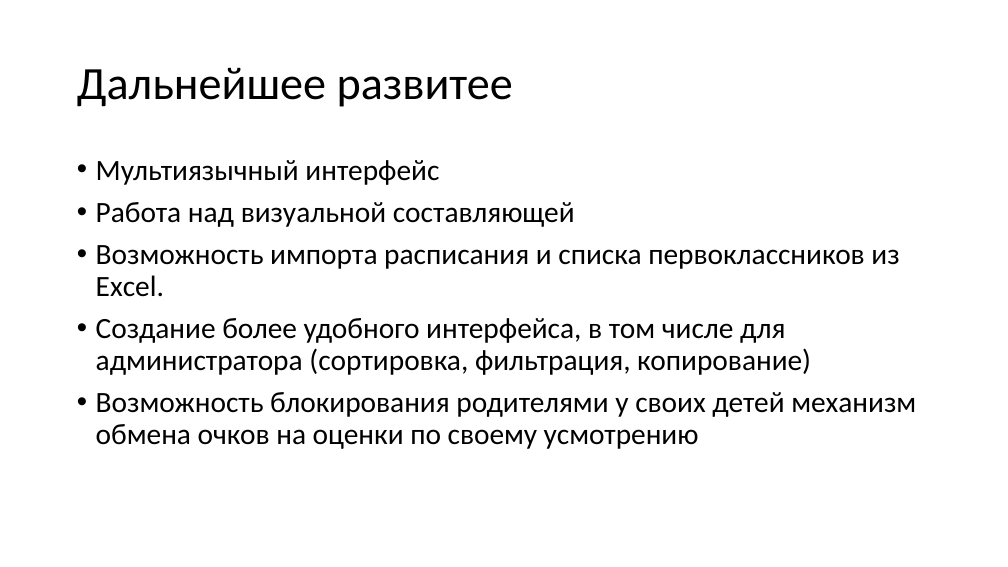
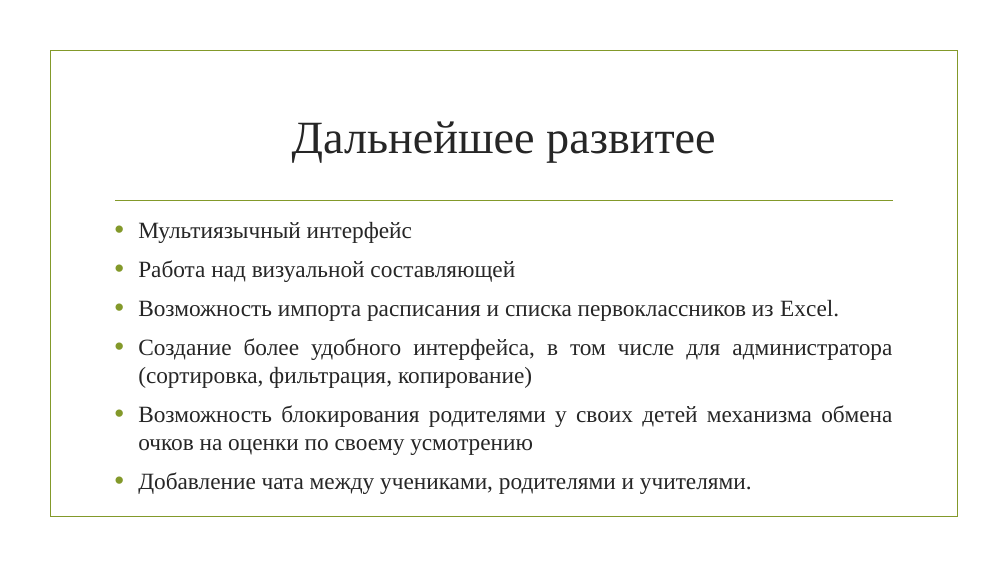
Before and after one commit to CringeCode228/WebSite, a slide deck: slide 10 of Электронный дневник.pptx (slide 8 before the commit). Drawn at 1008x567 pixels with LibreOffice and Linux fonts; fonts in the diff are those of the drawing; background and template pictures are left out. Boxes give left, top, right and bottom in pixels: in the first picture for what was removed or moved away, otherwise in the second. Text is boxed around its words. In the diff, an @@ line names an element or a change of style, - is before the commit and + after.

```diff
--- a/Электронный дневник.pptx
+++ b/Электронный дневник.pptx
@@ rectangle added at [50,51,957,517], outline #83992A 1.25 pt @@
@@ title "Дальнейшее развитее": place and size @@
-title "Дальнейшее развитее" at [77,67,513,107]
+title "Дальнейшее развитее" at [292,121,715,162]
@@ title "Дальнейшее развитее" at [292,121,715,162]: font Calibri to Times New Roman, text colour #000000 to #262626; alignment left to centre; line spacing 0.9 to 1 @@
@@ line added from (116, 200) to (893, 200), #83992A 1.25 pt @@
@@ text "Мультиязычный интерфейс": place and size @@
-text "Мультиязычный интерфейс" at [96,160,916,449]
+text "Мультиязычный интерфейс" at [138,222,892,494]
@@ text at [138,222,892,388]: size 28 to 22.2 pt, font Calibri to Times New Roman, text colour #000000 to #262626 in "Мультиязычный интерфейс", "Работа над визуальной составляющей", "Возможность импорта расписания и списка первоклассников из ...", "Создание более удобного интерфейса, в том числе ..."; alignment left to justified; indent changed; line spacing 0.9 to 1 @@
@@ text at [138,405,892,494]: text changed; size 28 to 22.2 pt; font Calibri to Times New Roman; text colour #000000 to #262626 @@
-• Возможность блокирования родителями у своих детей механизм обмена очков на оценки по своему усмотрению
+• Возможность блокирования родителями у своих детей механизма обмена очков на оценки по своему усмотрению
+• Добавление чата между учениками, родителями и учителями.
```
Also in this commit, not shown: 7 other slides changed, 3 slides added, 1 slide removed, 2 other files.
